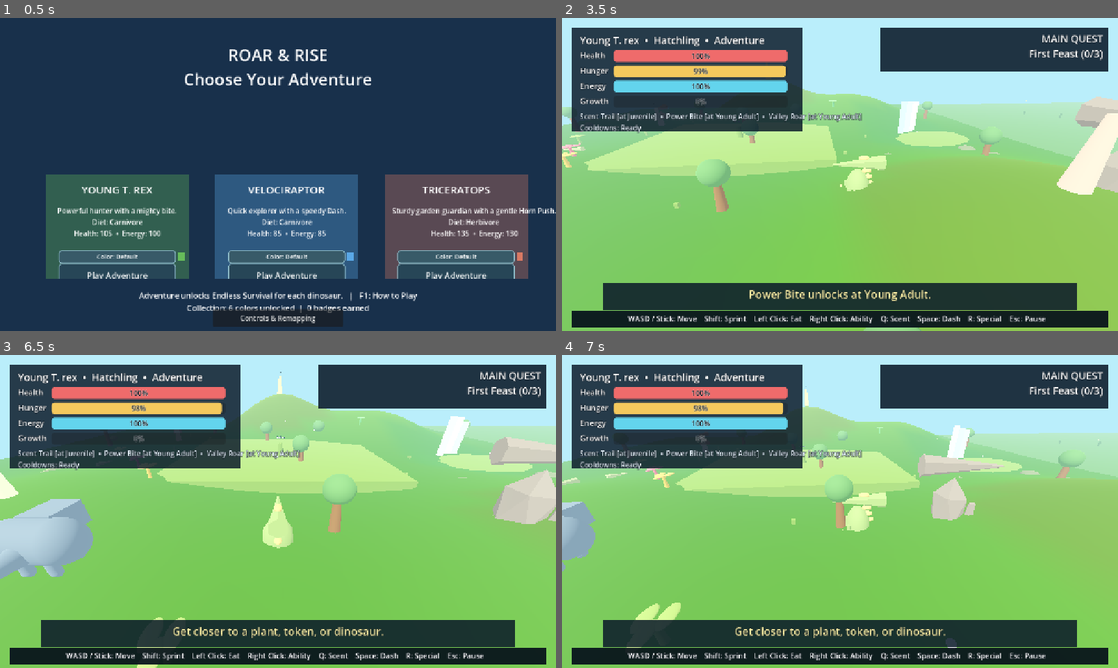
Above: before the commit, frames 1-4 (two rows, left to right).
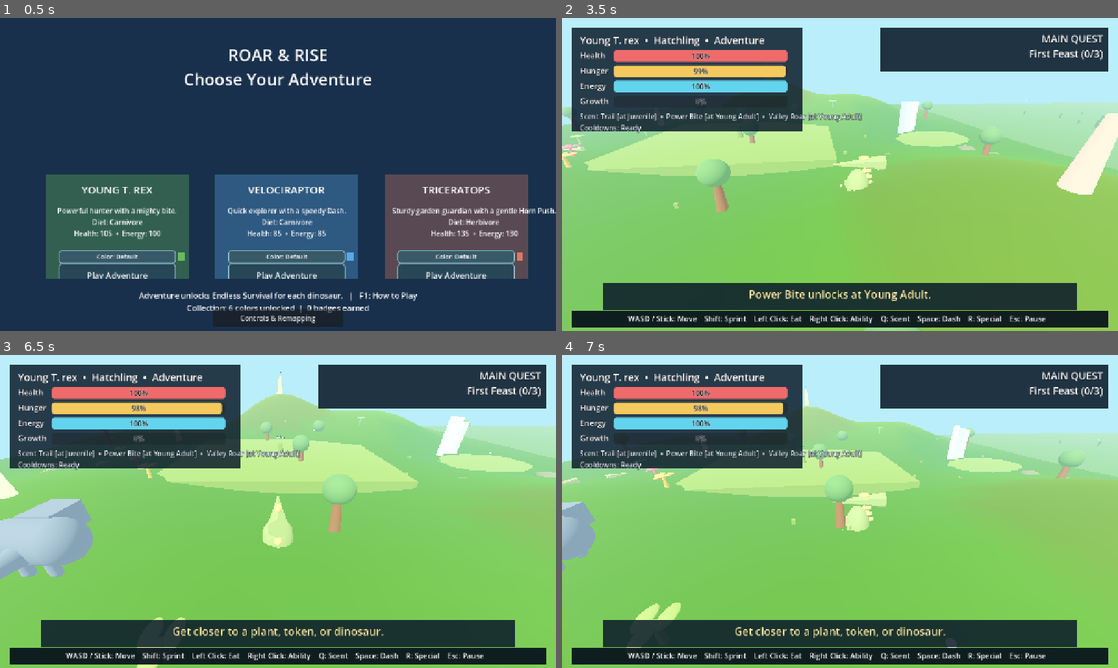
Above: after the commit, the same moments.

Repository: mschalle/Dino-Game
Game: Godot game, scene res://Main.tscn
Same seed, same stepped clock (60 frames per second), same inputs: the game is played once before the commit and once after it.
Inputs (mouse positions are in pixels of both pictures, inside the frame that each line leads up to):
- Up to frame 1 (0.5 s): no input
- Up to frame 2 (3.5 s): click "Play Adventure" at 0.5 s; tap Enter at 1.25 s; move the mouse to (962, 158) at 1.27 s; hold D (move_right) 1.28-2.03 s; tap Space (dash) at 1.35 s; click (962, 158) at 1.42 s; move the mouse to (728, 190) at 2.02 s; hold S (move_back) 2.03-2.78 s; click (728, 190) at 2.1 s; move the mouse to (895, 105) at 2.77 s; hold D (move_right) from 2.78 s (still down); right-click (895, 105) at 2.85 s
- Up to frame 3 (6.5 s): move the mouse to (250, 574) at 3.52 s; release D (move_right) at 3.53 s; hold W (move_forward) 3.53-4.28 s; tap one key every 0.75 s from 3.6 s: Q (scent_trail) R (special_ability) Shift (sprint) Space (dash); click (250, 574) at 3.67 s; move the mouse to (444, 558) at 4.27 s; hold A (move_left) 4.28-5.78 s; move the mouse to (111, 464) at 5.02 s; move the mouse to (305, 511) at 5.77 s; hold S (move_back) from 5.78 s (still down); click (305, 511) at 5.92 s
- Up to frame 4 (7 s): move the mouse to (756, 433) at 6.52 s; release S (move_back) at 6.53 s; hold D (move_right) from 6.53 s (still down); click (756, 433) at 6.6 s

Frame 1 is identical in both runs. In frame 2, 0.8% of the frame differs, in the area x 92-100%, y 25-56%; in frame 3, 2.3%, in the area x 88-100%, y 26-54%; in frame 4, 1.3%.

Commit message:
Add habitat spawn tier rules

Diff:
--- /dev/null
+++ b/habitat_spawn_rules.gd
@@ -0,0 +1,24 @@
+class_name HabitatSpawnRules
+extends RefCounted
+
+static func for_biome(biome: String) -> Dictionary:
+	match biome:
+		"Nest Basin":
+			return {"prey_tiers": [1], "predator_tiers": [1], "plants": true}
+		"Fernwood":
+			return {"prey_tiers": [1, 2], "predator_tiers": [1], "plants": true}
+		"River Wetlands":
+			return {"prey_tiers": [2, 3], "predator_tiers": [1], "plants": true}
+		"Sunstone Ridge":
+			return {"prey_tiers": [2], "predator_tiers": [2], "plants": false}
+		"Redstone Badlands":
+			return {"prey_tiers": [], "predator_tiers": [2, 3, 4], "plants": false}
+		"Ancient Meadow":
+			return {"prey_tiers": [1, 2, 3], "predator_tiers": [], "plants": true}
+		_:
+			return {"prey_tiers": [1], "predator_tiers": [], "plants": true}
+
+static func allows_tier(biome: String, role: String, tier: int) -> bool:
+	var rules := for_biome(biome)
+	var key := "prey_tiers" if role == "prey" else "predator_tiers"
+	return (rules.get(key, []) as Array).has(tier)
--- a/main.gd
+++ b/main.gd
@@ -3,6 +3,7 @@
 const PLAYER = preload("res://player.gd")
 const FOOD_SPAWNER = preload("res://food_spawner.gd")
 const PREDATOR = preload("res://predator.gd")
+const HABITAT_SPAWN_RULES = preload("res://habitat_spawn_rules.gd")
 const HUD_SCENE = preload("res://game_hud.gd")
 const PROFILES = preload("res://dinosaur_profiles.gd")
 const SOUND_FEEDBACK = preload("res://sound_feedback.gd")
@@ -605,6 +606,8 @@
 	predators.clear()
 	var predator_data: Array[Array] = [[1, Vector3(-9, 0, 15)], [2, Vector3(-20, 0, -18)], [3, Vector3(19, 0, 19)], [4, Vector3(16, 0, 16)]]
 	for data in predator_data:
+		if not HABITAT_SPAWN_RULES.allows_tier("Nest Basin", "predator", int(data[0])):
+			continue
 		var predator := PREDATOR.new()
 		predator.setup(int(data[0]), data[1] as Vector3)
 		predator.set_player(player)
--- a/tests/run_tests.gd
+++ b/tests/run_tests.gd
@@ -2,6 +2,7 @@
 
 const WORLD_CHUNK_PROFILES = preload("res://world_chunk_profiles.gd")
 const WORLD_STREAM_MANAGER = preload("res://world_stream_manager.gd")
+const HABITAT_SPAWN_RULES = preload("res://habitat_spawn_rules.gd")
 
 var failures := 0
 
@@ -11,6 +12,7 @@
 func _run_tests() -> void:
 	_test_profiles()
 	_test_world_chunks()
+	_test_habitat_rules()
 	_test_world_streaming()
 	_test_growth()
 	_test_quests()
@@ -113,6 +115,12 @@
 		_check(has_labelled_landmark, "%s landmark should include a readable label" % chunk.chunk_id)
 		visual_root.free()
 
+func _test_habitat_rules() -> void:
+	_check(HABITAT_SPAWN_RULES.allows_tier("Nest Basin", "prey", 1), "Nest Basin should support tier-1 prey")
+	_check(not HABITAT_SPAWN_RULES.allows_tier("Nest Basin", "prey", 3), "Nest Basin should not support tier-3 prey")
+	_check(HABITAT_SPAWN_RULES.allows_tier("Redstone Badlands", "predator", 3), "Badlands should support tier-3 predators")
+	_check(not HABITAT_SPAWN_RULES.allows_tier("Ancient Meadow", "predator", 2), "Ancient Meadow should not support predators")
+
 func _test_world_streaming() -> void:
 	var manager = WORLD_STREAM_MANAGER.new()
 	manager.configure(WORLD_CHUNK_PROFILES.reserve(), 1)
Not shown, changed: PROJECT_PLAN.md
